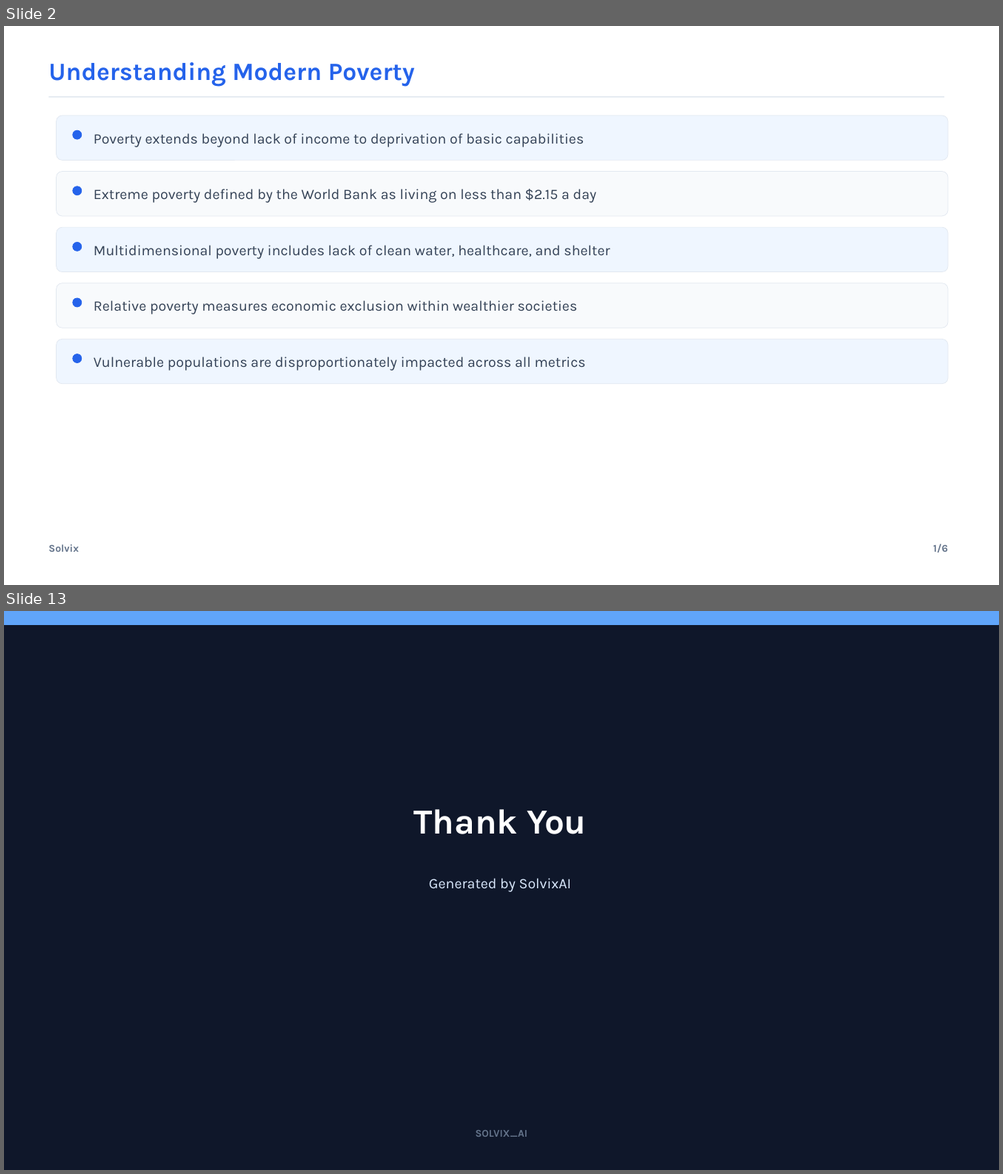
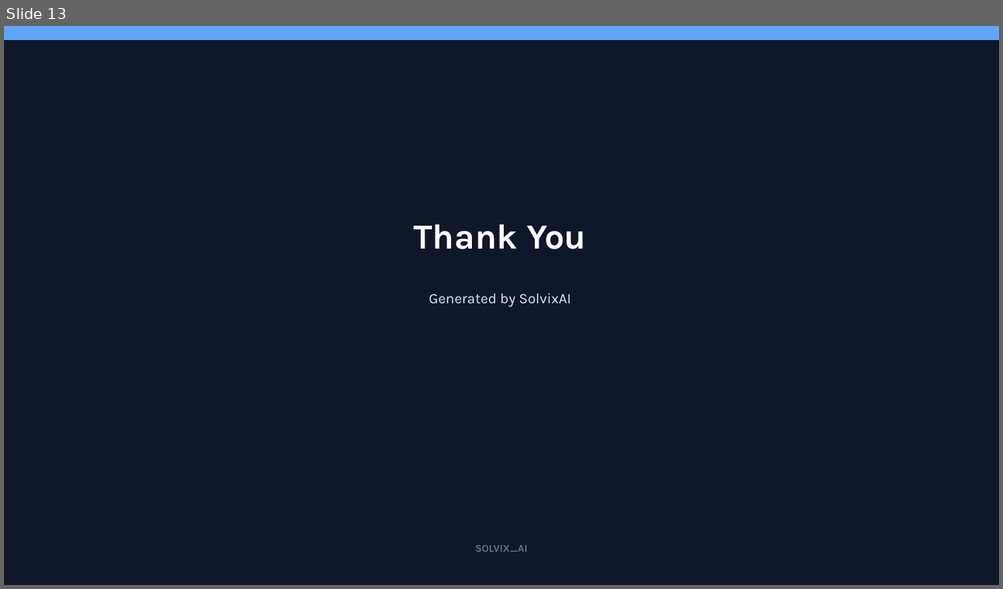
Before and after one commit to SirajAbid17/Solvix, a slide deck: backend/services/agent/presentation.pptx. Shown one above the other, each under a label of ours: slides 2 and 13 before the commit, slide 13 after it; the slides between them are not shown. The pictures are 1003x1174 and 1003x589 pixels, drawn with LibreOffice and Linux fonts; fonts in the diff are those of the drawing. Boxes give left, top, right and bottom in pixels: in the first picture for what was removed or moved away, otherwise in the second. Text is boxed around its words. In the diff, an @@ line names an element or a change of style, - is before the commit and + after.

```diff
--- a/backend/services/agent/presentation.pptx
+++ b/backend/services/agent/presentation.pptx
@@ slide 2 removed at <box>4,26,999,585</box>, background #FFFFFF @@
@@ text removed at <box>48,62,415,87</box> @@
-Understanding Modern Poverty
@@ line removed from (48, 97) to (944, 97) @@
@@ rounded rectangle removed at <box>57,116,948,160</box> @@
@@ ellipse removed at <box>73,130,82,139</box> @@
@@ text removed at <box>94,133,584,147</box> @@
-Poverty extends beyond lack of income to deprivation of basic capabilities
@@ rounded rectangle removed at <box>57,172,948,216</box> @@
@@ ellipse removed at <box>73,187,82,195</box> @@
@@ text removed at <box>94,189,597,203</box> @@
-Extreme poverty defined by the World Bank as living on less than $2.15 a day
@@ rounded rectangle removed at <box>57,227,948,272</box> @@
@@ ellipse removed at <box>73,242,82,251</box> @@
@@ text removed at <box>94,245,609,259</box> @@
-Multidimensional poverty includes lack of clean water, healthcare, and shelter
@@ rounded rectangle removed at <box>57,284,948,328</box> @@
@@ ellipse removed at <box>73,298,82,307</box> @@
@@ text removed at <box>94,301,578,315</box> @@
-Relative poverty measures economic exclusion within wealthier societies
@@ rounded rectangle removed at <box>57,339,948,384</box> @@
@@ ellipse removed at <box>73,355,82,363</box> @@
@@ text removed at <box>94,357,586,371</box> @@
-Vulnerable populations are disproportionately impacted across all metrics
@@ text removed at <box>48,545,79,552</box> @@
-Solvix
@@ text removed at <box>933,544,948,553</box> @@
-1/6
```
Also in this commit, not shown: 6 slides changed, 6 slides added, 5 other slides removed, 22 other files.
